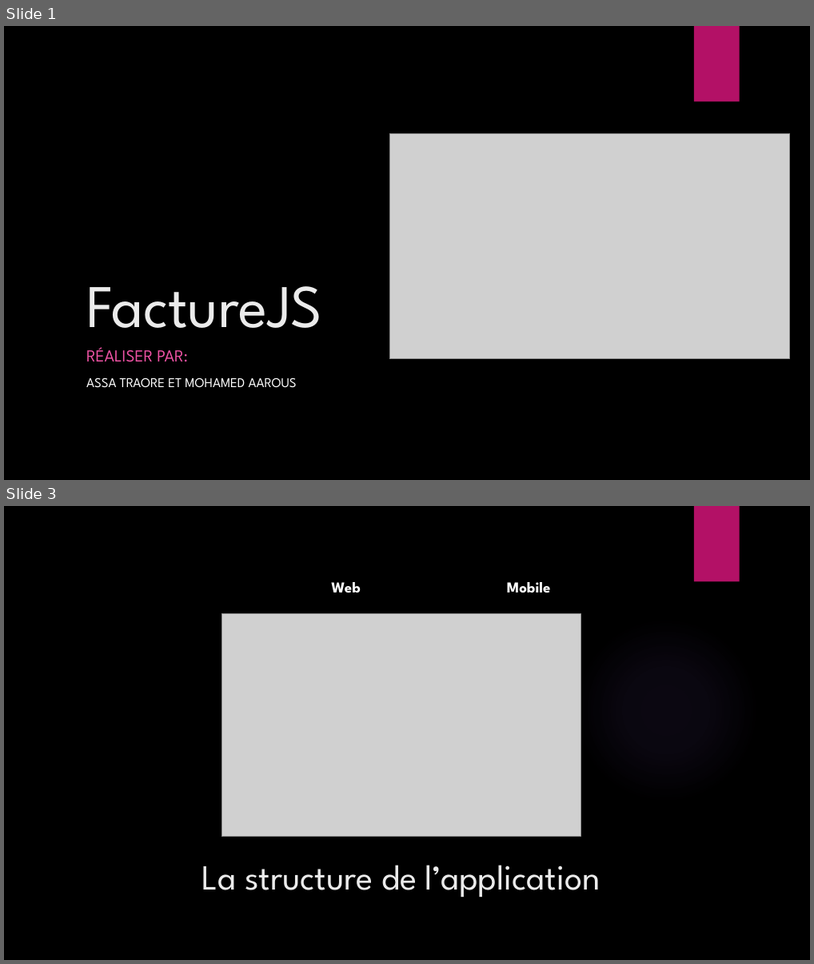
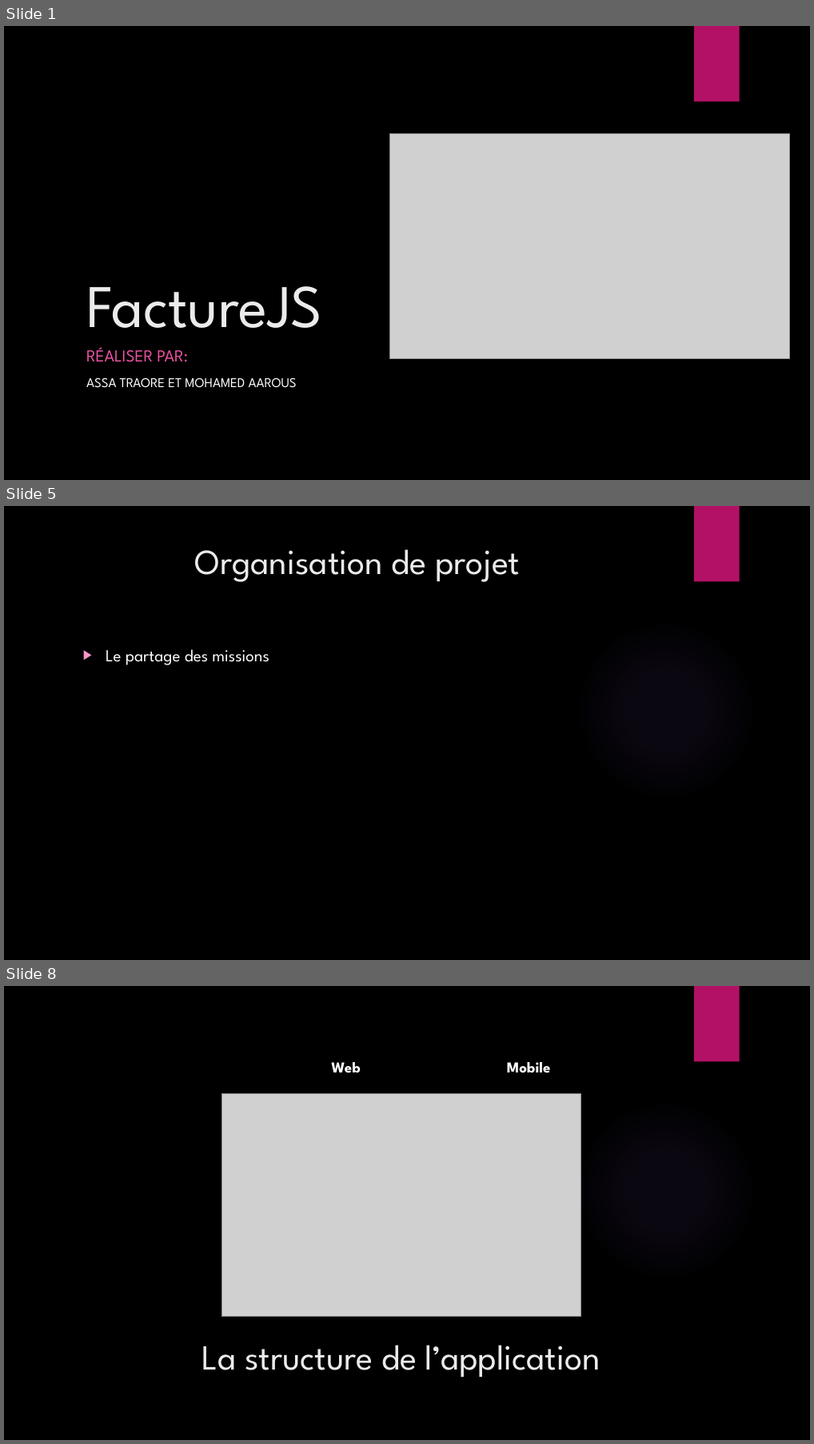
Before and after one commit to medaros/projet_facture_js, a slide deck: pdf/FactureJS - Pésentation.pptx. Shown one above the other, each under a label of ours: slides 1 and 3 before the commit, slides 1, 5 and 8 after it; the slides between them are not shown. The pictures are 814x964 and 814x1444 pixels, drawn with LibreOffice and Linux fonts; fonts in the diff are those of the drawing; grey boxes stand for pictures; background and template pictures are left out. Boxes give left, top, right and bottom in pixels: in the first picture for what was removed or moved away, otherwise in the second. Text is boxed around its words. In the diff, an @@ line names an element or a change of style, - is before the commit and + after.

```diff
--- a/pdf/FactureJS - Pésentation.pptx
+++ b/pdf/FactureJS - Pésentation.pptx
@@ slide 5 added at [4,506,810,960], background picture (left out); not listed: 2 template elements that a slide beside it also shows @@
@@ title added at [195,549,520,582], 42 pt, text #EBEBEB @@
+Organisation de projet
@@ text added at [106,649,270,665], 20 pt, text #FFFFFF @@
+▶ Le partage des missions
@@ what was slide 3 is now slide 8 @@
```
Also in this commit, not shown: 1 slide changed, 5 other slides added, 1 other file.
